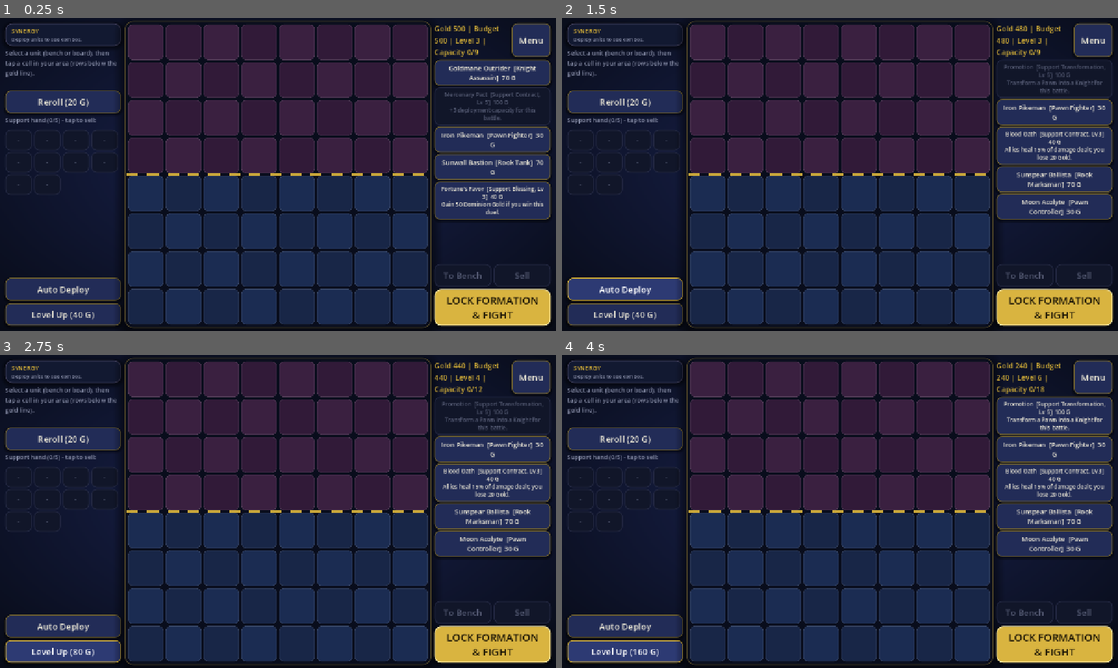
Above: before the commit, frames 1-4 (two rows, left to right).
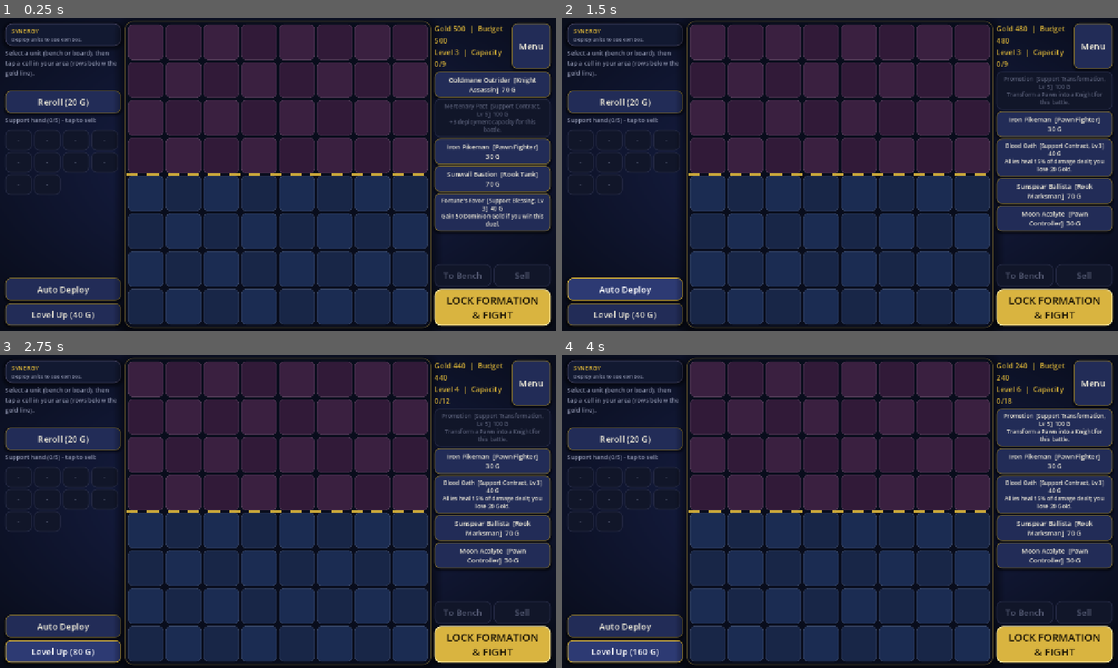
Above: after the commit, the same moments.

Repository: regi4nt/MultiverseDominion
Game: Godot game, scene res://scenes/battle_board/battle_board.tscn
Same seed, same stepped clock (60 frames per second), same inputs: the game is played once before the commit and once after it. This scene is started directly instead of the project's main scene.
Inputs:
- Up to frame 1 (0.25 s): no input
- Up to frame 2 (1.5 s): click "Reroll (20 G)" at 0.5 s; click "Auto Deploy" at 1.25 s
- Up to frame 3 (2.75 s): click "Level Up (40 G)" at 2 s
- Up to frame 4 (4 s): click "Level Up (80 G)" at 2.75 s; click "Level Up (120 G)" at 3.5 s

The runs differ from the first frame. In frame 1, 6.6% of the frame differs, in the area x 78-99%, y 2-68%; in frame 2, 6.1%; in frame 3, 6.1%; in frame 4, 6.5%.

Commit message:
Update battle_board.gd

Diff:
--- a/scripts/ui/battle_board.gd
+++ b/scripts/ui/battle_board.gd
@@ -235,6 +235,7 @@
 	battle_panel.visible = false
 	right.add_child(battle_panel)
 	battle_status = UiTheme.make_label("", 17)
+	battle_status.autowrap_mode = TextServer.AUTOWRAP_WORD_SMART  # long HP totals must not clip at the panel edge
 	battle_panel.add_child(battle_status)
 	var speeds := HBoxContainer.new()
 	speeds.add_theme_constant_override("separation", 6)
@@ -308,7 +309,7 @@
 # ------------------------------------------------------------------ preparation
 
 func _refresh_prep() -> void:
-	status_label.text = "Gold %d | Budget %d | Level %d | Capacity %d/%d" % [prep.gold, prep.budget_left, prep.level, prep.used_capacity(), prep.capacity()]
+	status_label.text = "Gold %d  |  Budget %d\nLevel %d  |  Capacity %d/%d" % [prep.gold, prep.budget_left, prep.level, prep.used_capacity(), prep.capacity()]
 	for c in shop_box.get_children():
 		shop_box.remove_child(c)
 		c.queue_free()
@@ -324,11 +325,11 @@
 		else:
 			if BattlePrep.is_support_id(id):
 				var sc := CardDatabase.get_support(id)
-				b.text = "%s  [Support %s, Lv %d]  %d G\n%s" % [sc["name"], String(sc["category"]), prep.support_level_req(id), prep.support_price(id), sc["description"]]
+				b.text = "%s  [Support %s, Lv %d]  %d\u00A0G\n%s" % [sc["name"], String(sc["category"]), prep.support_level_req(id), prep.support_price(id), sc["description"]]
 				b.add_theme_font_size_override("font_size", 13)
 			else:
 				var card := CardDatabase.get_unit(id)
-				b.text = "%s  [%s %s]  %d G" % [card["name"], String(card["chess"]).capitalize(), card["role"], prep.unit_price(id)]
+				b.text = "%s  [%s %s]  %d\u00A0G" % [card["name"], String(card["chess"]).capitalize(), card["role"], prep.unit_price(id)]
 			b.disabled = prep.can_buy(i) != ""
 		b.pressed.connect(_on_buy.bind(i))
 		shop_box.add_child(b)
@@ -588,7 +589,7 @@
 		log_view.add_text(engine.log_lines[_log_index] + "\n")
 		_log_index += 1
 	status_label.text = "Tick %d / %d" % [engine.tick, BattleEngine.MAX_TICKS]
-	battle_status.text = "You: %d units, HP %d   |   Enemy: %d units, HP %d" % [engine.regulars_alive(0), engine.total_hp(0), engine.regulars_alive(1), engine.total_hp(1)]
+	battle_status.text = "You: %d units, HP %d\nEnemy: %d units, HP %d" % [engine.regulars_alive(0), engine.total_hp(0), engine.regulars_alive(1), engine.total_hp(1)]
 	_refresh_king_btn()
 	grid.queue_redraw()
 
